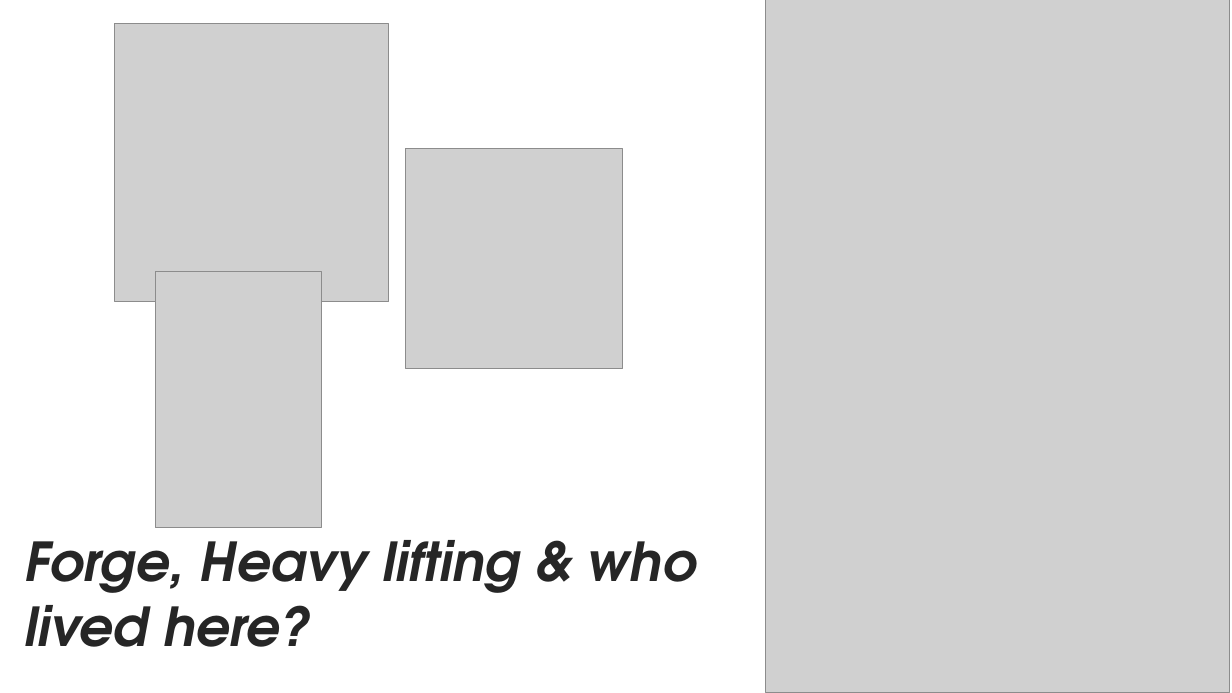
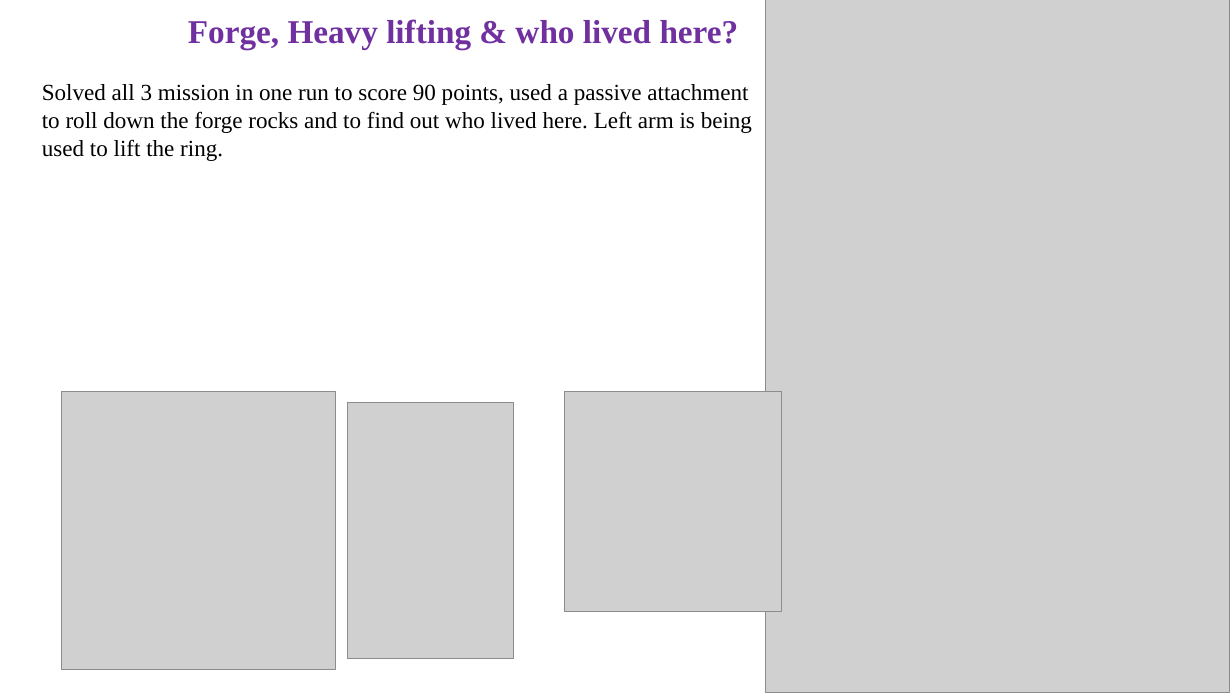
Before and after one commit to rkolavennu/EarthBuilders, a slide deck: slide 4 of Robot Design.pptx. Drawn at 1232x693 pixels with LibreOffice and Linux fonts; fonts in the diff are those of the drawing; grey boxes stand for pictures. Boxes give left, top, right and bottom in pixels: in the first picture for what was removed or moved away, otherwise in the second. Text is boxed around its words. In the diff, an @@ line names an element or a change of style, - is before the commit and + after.

```diff
--- a/Robot Design.pptx
+++ b/Robot Design.pptx
@@ text "Forge, Heavy lifting & who ..." moved from (x1=25, y1=523, x2=697, y2=647) to (x1=188, y1=19, x2=739, y2=50) @@
@@ text "Forge, Heavy lifting & who ..." at (x1=188, y1=19, x2=739, y2=50): size 41.9 to 25.9 pt, font TeX Gyre Adventor to Times New Roman, text colour #262626 to #7030A0, italic off @@
@@ text added at (x1=42, y1=84, x2=752, y2=161), 18 pt, text #000000 @@
+Solved all 3 mission in one run to score 90 points, used a passive attachment to roll down the forge rocks and to find out who lived here. Left arm is being used to lift the ring.
@@ picture moved from (x1=115, y1=24, x2=388, y2=302) to (x1=62, y1=392, x2=335, y2=670) @@
@@ picture moved from (x1=155, y1=272, x2=321, y2=529) to (x1=348, y1=402, x2=513, y2=659) @@
@@ picture moved from (x1=406, y1=149, x2=623, y2=369) to (x1=565, y1=392, x2=782, y2=612) @@
```
Also in this commit, not shown: 3 other slides changed, 1 slide added.
